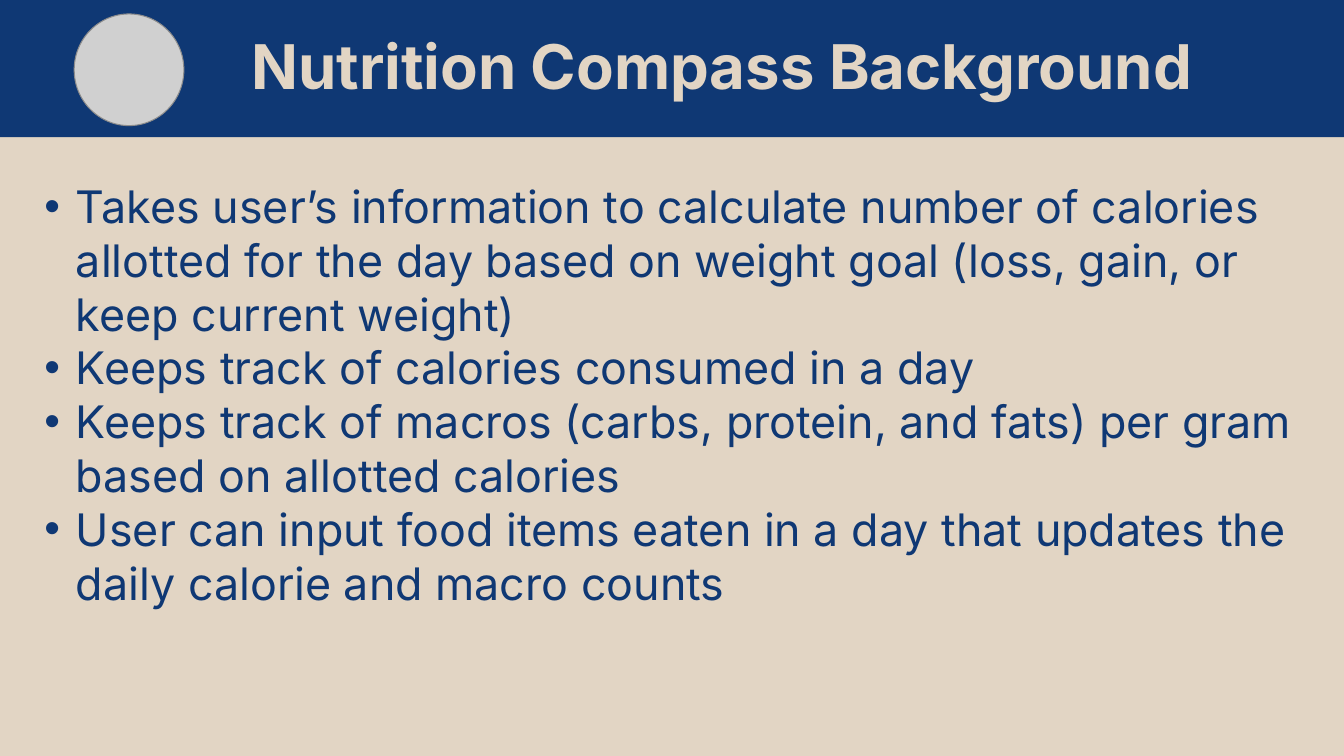
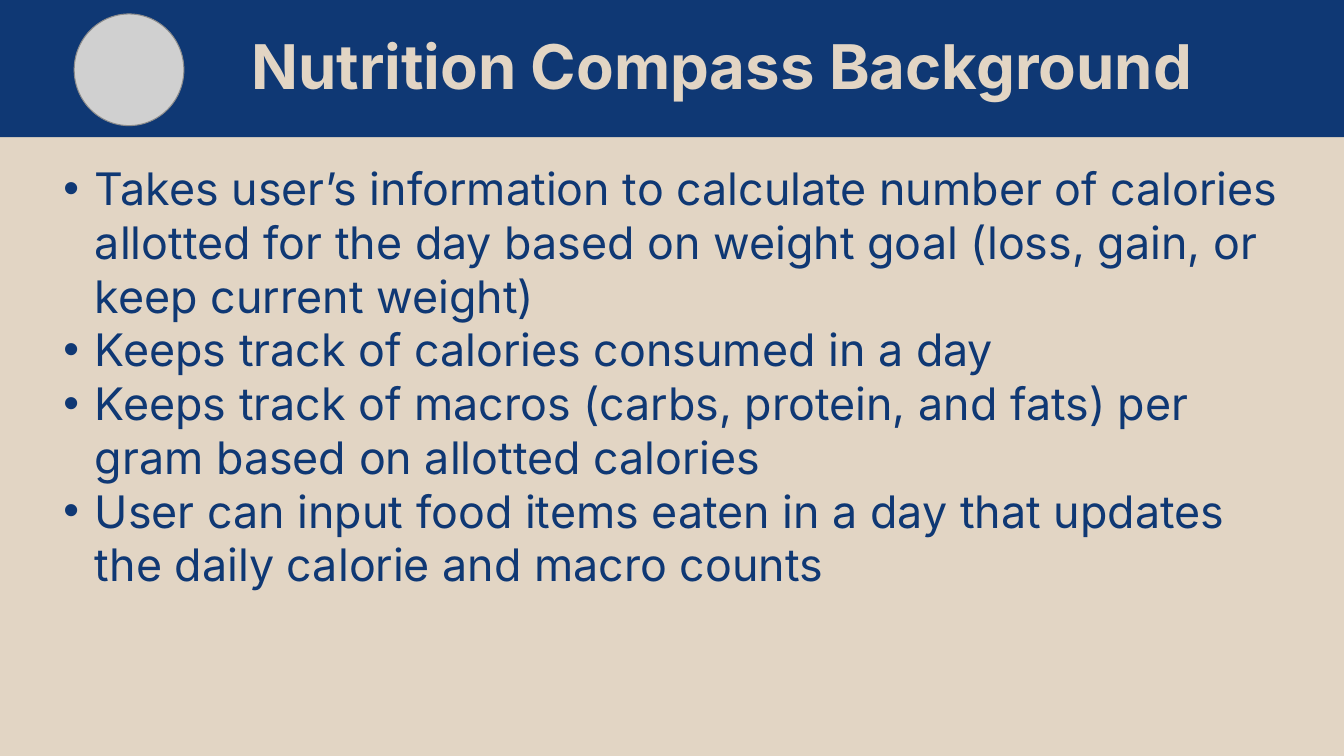
Before and after one commit to matt11matthew/NutritionCompass, a slide deck: slide 4 of diagrams/Nutrition Compass Presentation.pptx. Drawn at 1344x756 pixels with LibreOffice and Linux fonts; fonts in the diff are those of the drawing; grey boxes stand for pictures. Boxes give left, top, right and bottom in pixels: in the first picture for what was removed or moved away, otherwise in the second. Text is boxed around its words. In the diff, an @@ line names an element or a change of style, - is before the commit and + after.

```diff
--- a/diagrams/Nutrition Compass Presentation.pptx
+++ b/diagrams/Nutrition Compass Presentation.pptx
@@ text "Takes user’s information to calculate ..." rewrapped from (x1=76, y1=189, x2=1291, y2=610) to (x1=95, y1=171, x2=1278, y2=591) @@
```
Also in this commit, not shown: 2 other slides changed, 3 slides added, 1 slide removed.
